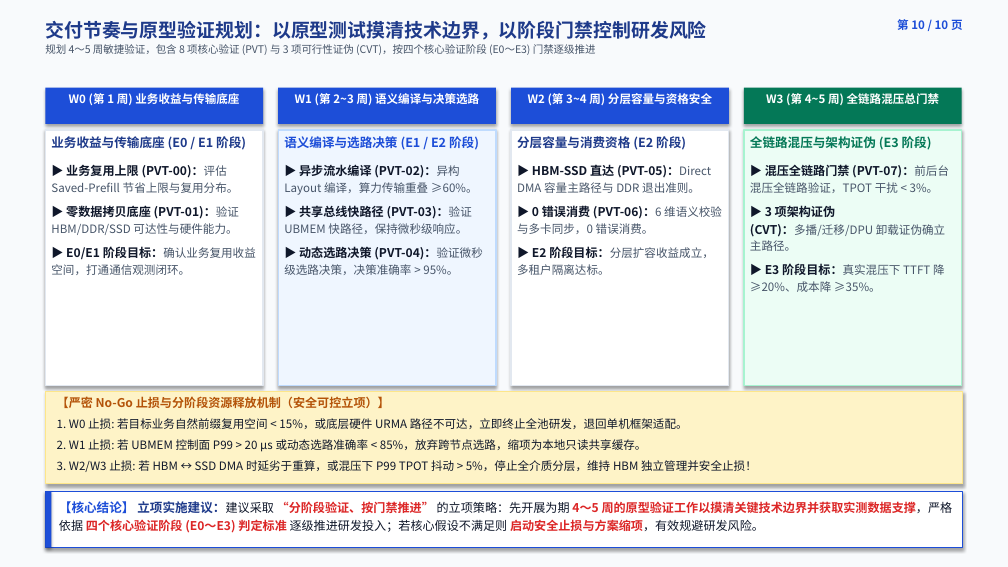
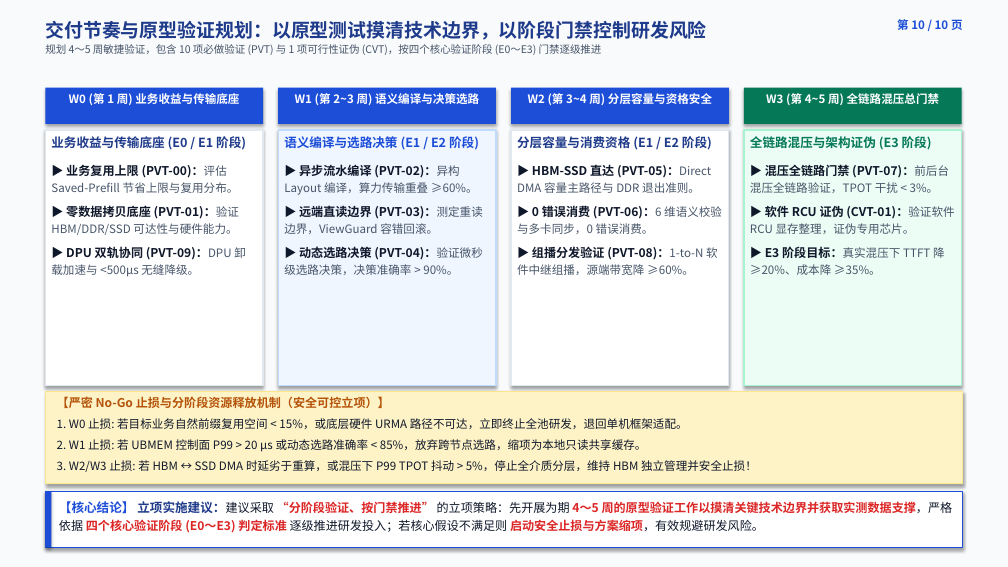
Before and after one commit to stonetree/reports, a slide deck: slide 11 of kvcache/unified_kv_memory/统一异构KVCache存储池_第一方推理基础设施立项汇报_10页精美图表增强版_20260814.pptx. Drawn at 1008x567 pixels with LibreOffice and Linux fonts; fonts in the diff are those of the drawing. Boxes give left, top, right and bottom in pixels: in the first picture for what was removed or moved away, otherwise in the second. Text is boxed around its words. In the diff, an @@ line names an element or a change of style, - is before the commit and + after.

```diff
--- a/kvcache/unified_kv_memory/统一异构KVCache存储池_第一方推理基础设施立项汇报_10页精美图表增强版_20260814.pptx
+++ b/kvcache/unified_kv_memory/统一异构KVCache存储池_第一方推理基础设施立项汇报_10页精美图表增强版_20260814.pptx
@@ text at (45,44,602,55): text changed @@
-规划 4～5 周敏捷验证，包含 8 项核心验证 (PVT) 与 3 项可行性证伪 (CVT)，按四个核心验证阶段 (E0～E3) 门禁逐级推进
+规划 4～5 周敏捷验证，包含 10 项必做验证 (PVT) 与 1 项可行性证伪 (CVT)，按四个核心验证阶段 (E0～E3) 门禁逐级推进
@@ text at (517,136,712,150): text changed @@
-分层容量与消费资格 (E2 阶段)
+分层容量与消费资格 (E1 / E2 阶段)
@@ text at (284,203,483,275): text changed @@
-▶ 共享总线快路径 (PVT-03)：验证 UBMEM 快路径，保持微秒级响应。
-▶ 动态选路决策 (PVT-04)：验证微秒级选路决策，决策准确率 > 95%。
+▶ 远端直读边界 (PVT-03)：测定重读边界，ViewGuard 容错回滚。
+▶ 动态选路决策 (PVT-04)：验证微秒级选路决策，决策准确率 > 90%。
@@ text at (750,206,954,234): text changed @@
-▶ 3 项架构证伪 (CVT)：多播/迁移/DPU 卸载证伪确立主路径。
+▶ 软件 RCU 证伪 (CVT-01)：验证软件 RCU 显存整理，证伪专用芯片。
@@ text at (51,244,246,277): text changed @@
-▶ E0/E1 阶段目标：确认业务复用收益空间，打通通信观测闭环。
+▶ DPU 双轨协同 (PVT-09)：DPU 卸载加速与 <500µs 无缝降级。
@@ text at (517,247,718,275): text changed @@
-▶ E2 阶段目标：分层扩容收益成立，多租户隔离达标。
+▶ 组播分发验证 (PVT-08)：1-to-N 软件中继组播，源端带宽降 ≥60%。
```
Also in this commit, not shown: 7 other files.
